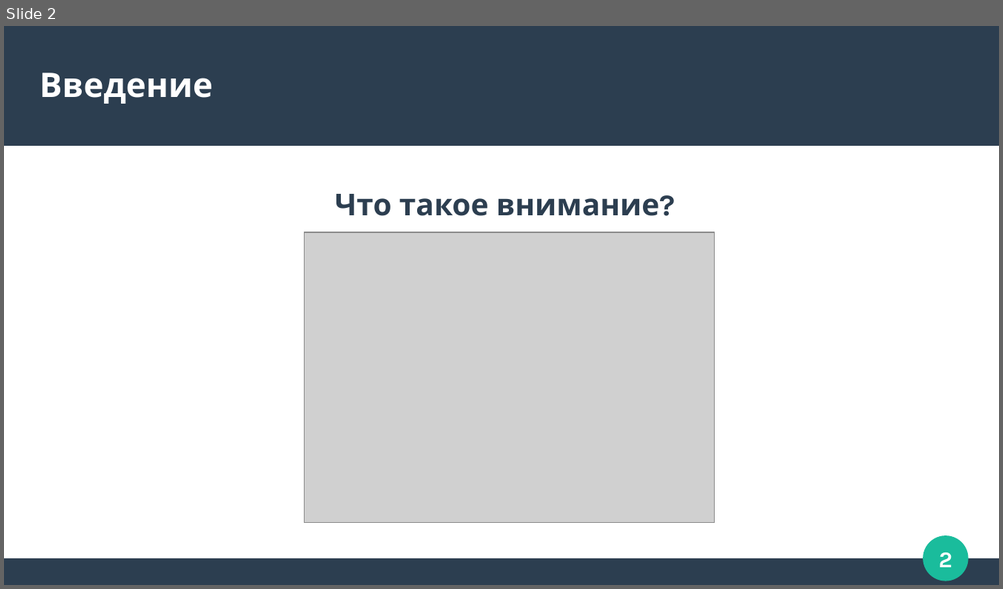
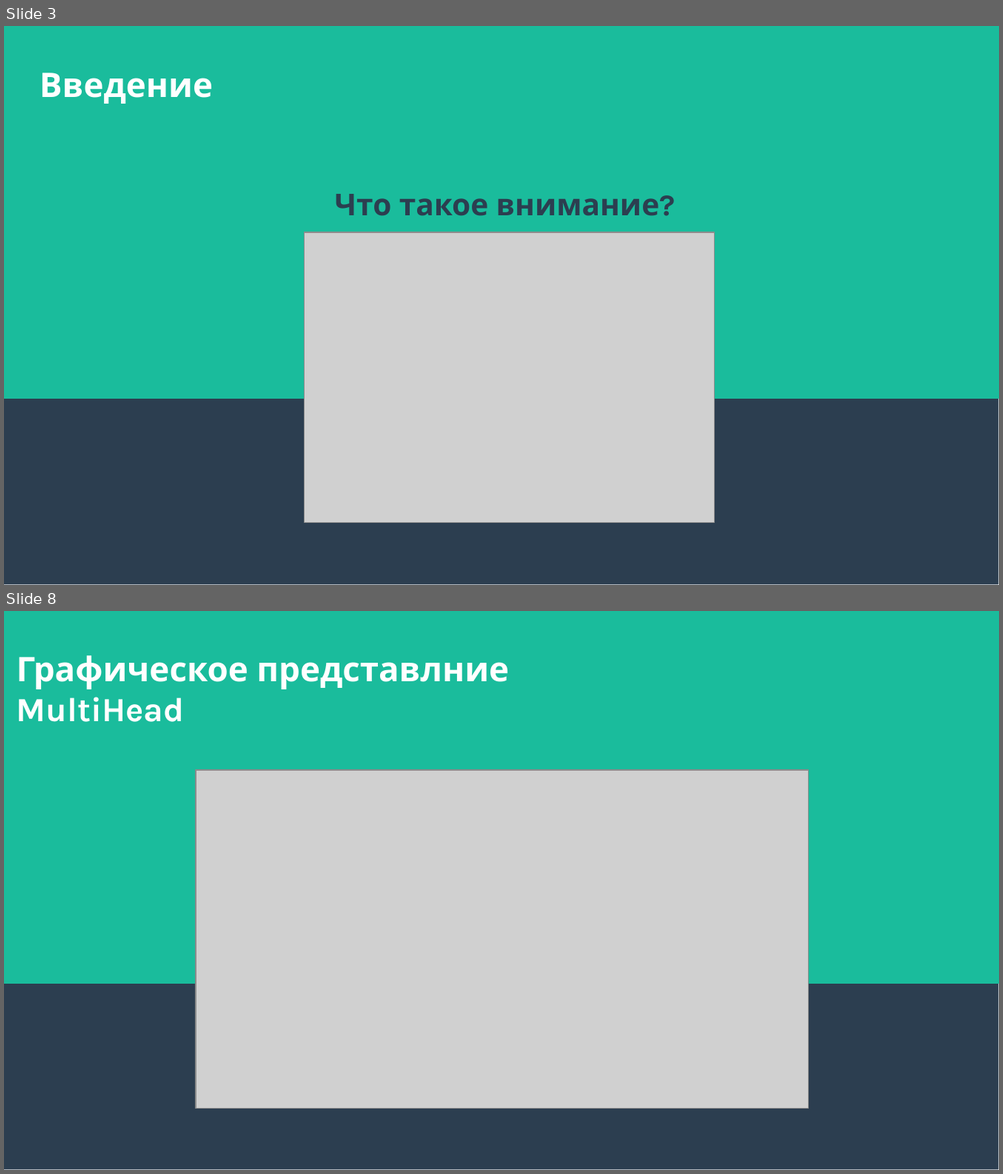
Before and after one commit to Zorinal/FilmBot, a slide deck: texts/Трансфомеры.pptx. Shown one above the other, each under a label of ours: slide 2 before the commit, slides 3 and 8 after it; the slides between them are not shown. The pictures are 1003x589 and 1003x1174 pixels, drawn with LibreOffice and Linux fonts; fonts in the diff are those of the drawing; grey boxes stand for pictures. Boxes give left, top, right and bottom in pixels: in the first picture for what was removed or moved away, otherwise in the second. Text is boxed around its words. In the diff, an @@ line names an element or a change of style, - is before the commit and + after.

```diff
--- a/texts/Трансфомеры.pptx
+++ b/texts/Трансфомеры.pptx
@@ slide 8 added at box(4, 611, 999, 1170), background #FFFFFF; not listed: 2 template elements that a slide beside it also shows @@
@@ text added at box(17, 655, 509, 722), 27 pt, text #FFFFFF, bold @@
+Графическое представлние MultiHead
@@ picture added at box(196, 770, 808, 1109) @@
@@ what was slide 2 is now slide 3 @@
@@ slide 3 changed as well @@
@@ rectangle: place and size @@
-rectangle at box(4, 26, 999, 146)
+rectangle at box(4, 26, 999, 585)
@@ rectangle added at box(4, 26, 999, 399), fill #1ABC9C, outline #1ABC9C 0.85 pt @@
@@ ellipse removed at box(924, 537, 968, 581) @@
@@ page number removed at box(939, 553, 952, 568) @@
-2
@@ rectangle removed at box(4, 560, 999, 585) @@
```
Also in this commit, not shown: 5 other slides changed, 19 other slides added, 1 slide removed.
